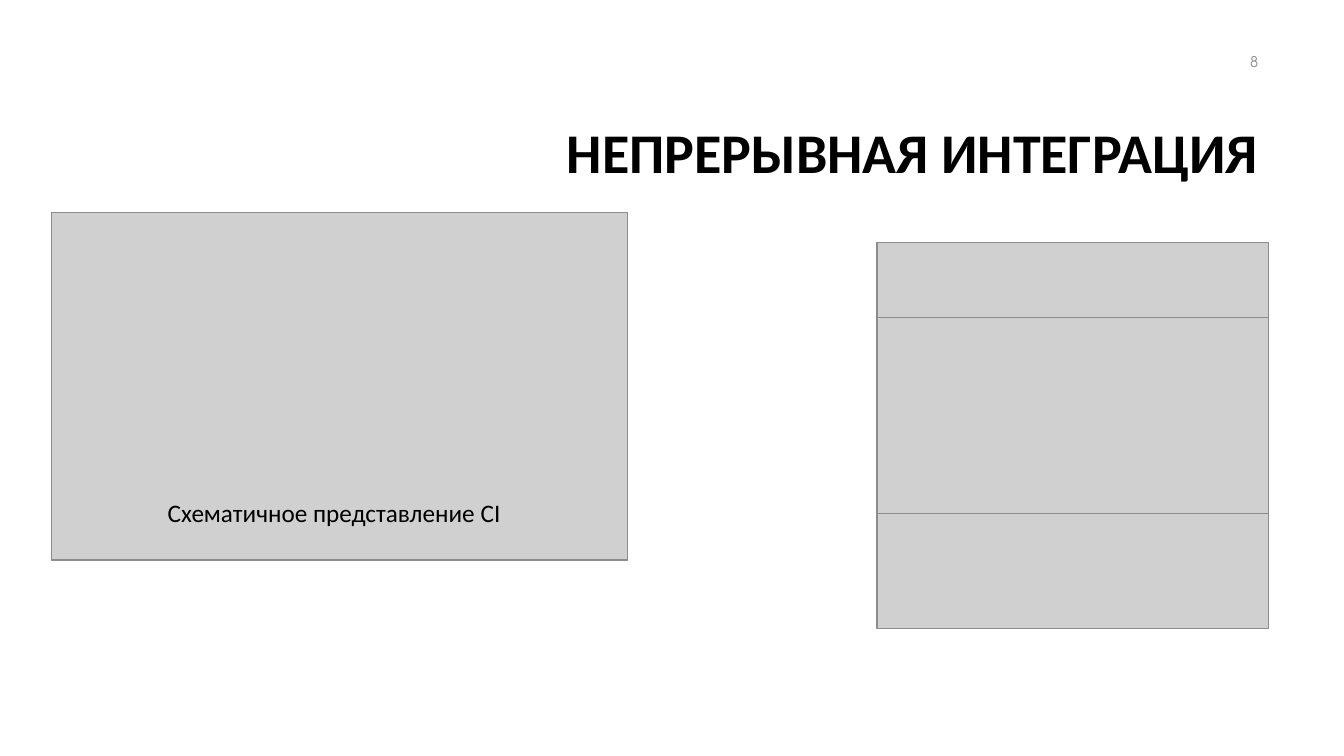
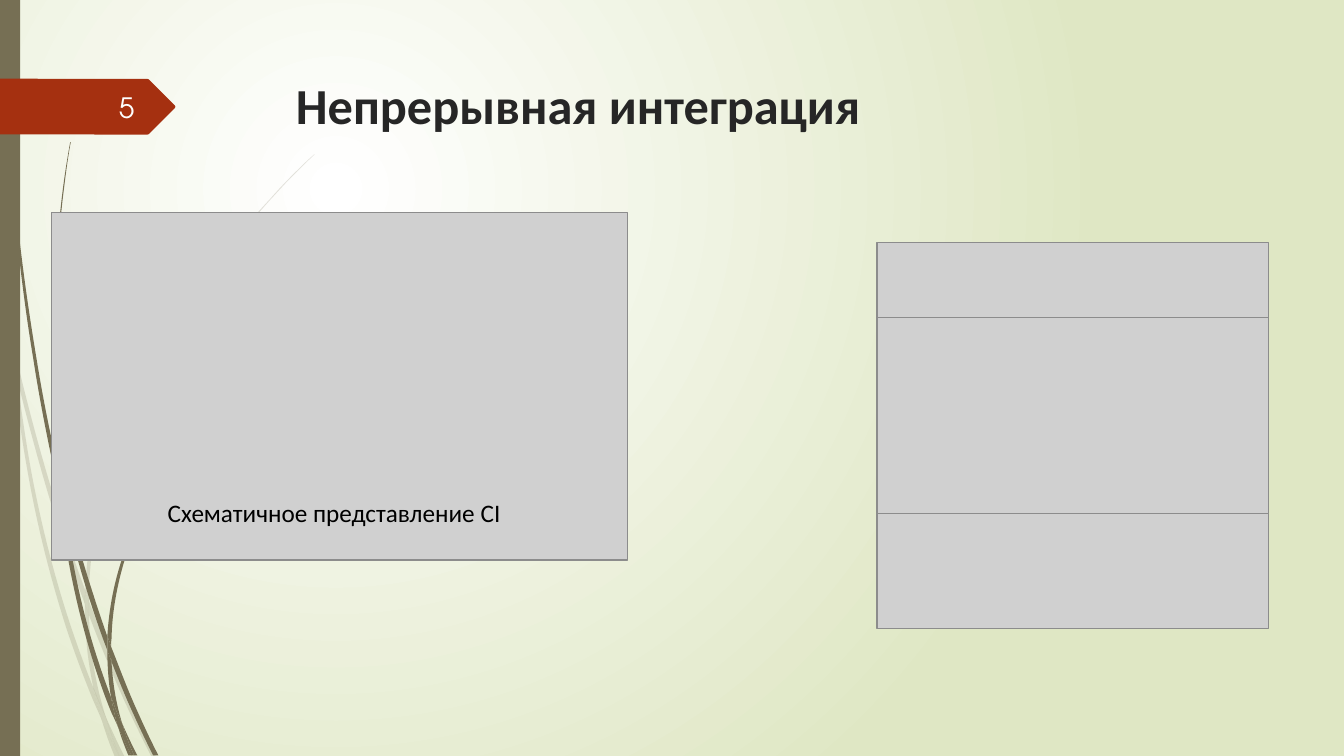
Before and after one commit to Sergeygaan/Lab1, a slide deck: slide 5 of Презентация.pptx (slide 8 before the commit). Drawn at 1344x756 pixels with LibreOffice and Linux fonts; fonts in the diff are those of the drawing; grey boxes stand for pictures; background and template pictures are left out. Boxes give left, top, right and bottom in pixels: in the first picture for what was removed or moved away, otherwise in the second. Text is boxed around its words. In the diff, an @@ line names an element or a change of style, - is before the commit and + after.

```diff
--- a/Презентация.pptx
+++ b/Презентация.pptx
@@ background #FFFFFF to gradient #FFFFFF to #DFE8C4 @@
@@ rectangle added at [0, 0, 20, 756], fill #766F54 @@
@@ page number removed at [1250, 56, 1258, 67] @@
-8
@@ freeform shape added at [0, 79, 175, 134], fill #A53010 @@
@@ title "Непрерывная интеграция" at [296, 91, 860, 132]: vertical alignment middle to top @@
@@ page number added at [119, 97, 135, 119], 20 pt, text #FEFFFF @@
+5
@@ title at [296, 91, 860, 132]: text changed; size 40 to 36 pt; text colour #000000 to #262626 @@
-НЕПРЕРЫВНАЯ ИНТЕГРАЦИЯ
+Непрерывная интеграция
@@ group added at [0, 154, 315, 756]: 10 freeform shapes @@
@@ group added at [3, 0, 262, 756]: 11 freeform shapes @@
```
Also in this commit, not shown: 8 other slides changed, 3 slides added, 4 slides removed, 3 other files.
